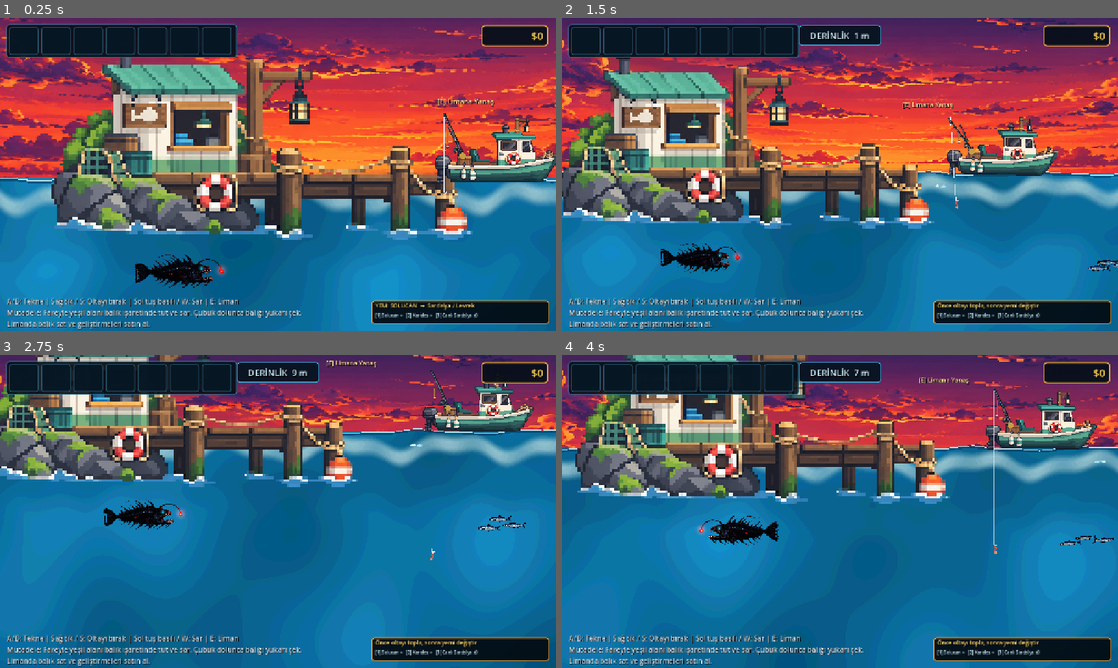
Above: before the commit, frames 1-4 (two rows, left to right).
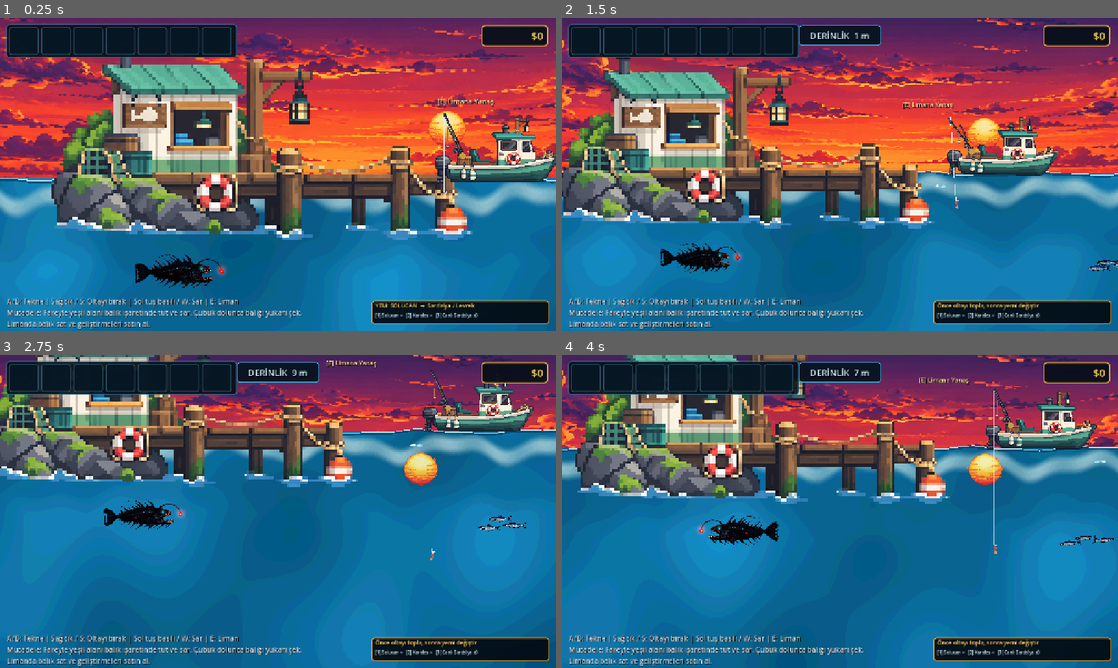
Above: after the commit, the same moments.

Repository: mirackayademir/TinyFisher
Game: Godot game, scene res://scenes/world.tscn
Two runs of this game, one before a commit and one after it. Both use one fixed random seed, a clock stepped at 60 frames per second and the inputs below.
Inputs (mouse positions are in pixels of both pictures, inside the frame that each line leads up to):
- Up to frame 1 (0.25 s): no input
- Up to frame 2 (1.5 s): tap Enter at 0.5 s; move the mouse to (962, 158) at 0.52 s; hold D (move_right) 0.53-1.28 s; tap E (dock) at 0.6 s; click (962, 158) at 0.67 s; move the mouse to (728, 190) at 1.27 s; hold S from 1.28 s (still down); tap 1 at 1.35 s
- Up to frame 3 (2.75 s): move the mouse to (333, 442) at 2.02 s; release S at 2.03 s; hold D (move_right) from 2.03 s (still down); tap 2 at 2.1 s
- Up to frame 4 (4 s): move the mouse to (812, 574) at 2.77 s; release D (move_right) at 2.78 s; hold W 2.78-3.53 s; tap 3 at 2.85 s; click (812, 574) at 2.92 s; move the mouse to (1006, 558) at 3.52 s; hold A (move_left) from 3.53 s (still down); tap E (dock) at 3.6 s

The runs differ from the first frame. In frame 1, 0.4% of the frame differs, in the area x 77-84%, y 29-42%; in frame 2, 0.4%; in frame 3, 0.5%, in the area x 72-95%, y 31-56%; in frame 4, 0.5%.

Commit message:
Add sun as environment asset 2 of 36

Diff:
--- a/scenes/environment_layers.gd
+++ b/scenes/environment_layers.gd
@@ -2,7 +2,7 @@
 
 # TinyFisher katmanli dunya altyapisi.
 # 36 environment gorseli TEK TEK eklenecek.
-# Su an sadece 1. gorsel aktif: sky_base_01.png
+# Aktif: 1) sky_base_01.png  2) sun_01_TEMP.png
 
 const ENV_ROOT_NAME: String = "EnvironmentLayers"
 const DECOR_SEED: int = 9042026
@@ -38,6 +38,7 @@
 const ZONE_ABYSS: String = "abyss"
 
 const SKY_TEXTURE_PATH: String = "res://assets/environment/surface/sky_base_01.png"
+const SUN_TEXTURE_PATH: String = "res://assets/environment/surface/sun_01_TEMP.png"
 
 var _scene_id: int = 0
 var _world: Node2D = null
@@ -49,7 +50,7 @@
 func _ready() -> void:
 	process_mode = Node.PROCESS_MODE_ALWAYS
 	_rng.seed = DECOR_SEED
-	print("ENVIRONMENT LAYERS V5: SKY UFUK BANDI SU ALTINA GIZLENDI")
+	print("ENVIRONMENT LAYERS V6: GORSEL 2/36 GUNES EKLENDI")
 
 
 func _process(_delta: float) -> void:
@@ -83,16 +84,15 @@
 
 	_build_layer_tree()
 	_build_sky_only()
-	print("ENVIRONMENT: sadece SKY 1/36 aktif - ufuk bandi su arkasinda")
+	_build_sun_only()
+	print("ENVIRONMENT: SKY + SUN aktif - 2/36")
 
 
 func _prepare_base_layer_order() -> void:
-	# Eski shader gokyuzu fallback olarak en arkada kalir.
 	var legacy_sky: CanvasItem = _world.get_node_or_null("Sky") as CanvasItem
 	if legacy_sky != null:
 		legacy_sky.z_index = Z_LEGACY_SKY
 
-	# Water mevcut z=-9 degerinde kalir ve yeni sky'i orter.
 	var water: CanvasItem = _world.get_node_or_null("Water") as CanvasItem
 	if water != null:
 		water.z_index = -9
@@ -161,9 +161,6 @@
 
 	var target_height: float = 860.0
 	var scale_factor: float = target_height / texture_size.y
-
-	# Sky'in alt 42 ekran-piksellik kismi Water'in arkasina girer.
-	# Asset icindeki duz turuncu ufuk bandi artik suyun ustunde gorunemez.
 	var center_y: float = WATER_SURFACE_Y + SKY_WATER_OVERLAP_PX - (target_height * 0.5)
 	var tile_width: float = maxf(texture_size.x * scale_factor, 1.0)
 	var x: float = WORLD_LEFT_X + tile_width * 0.5
@@ -180,6 +177,38 @@
 
 		x += tile_width - 1.0
 		tile_index += 1
+
+
+# -----------------------------------------------------------------------------
+# GORSEL 2 / 36 - SUN
+# -----------------------------------------------------------------------------
+
+func _build_sun_only() -> void:
+	var layer: Node2D = get_layer("SunLayer")
+	if layer == null or layer.get_node_or_null("SunArt") != null:
+		return
+
+	var texture: Texture2D = _load_texture(SUN_TEXTURE_PATH)
+	if texture == null:
+		return
+
+	var texture_size: Vector2 = texture.get_size()
+	if texture_size.x <= 0.0 or texture_size.y <= 0.0:
+		return
+
+	# Gunes ilk oyun kadrajinda gorulecek ama tekne/liman ile cakismayacak sekilde
+	# ufkun biraz ustune, kontrollu kucuk boyutta yerlestirilir.
+	var max_size: Vector2 = Vector2(120.0, 120.0)
+	var fit_scale: float = minf(max_size.x / texture_size.x, max_size.y / texture_size.y)
+
+	var sprite: Sprite2D = Sprite2D.new()
+	sprite.name = "SunArt"
+	sprite.texture = texture
+	sprite.texture_filter = CanvasItem.TEXTURE_FILTER_NEAREST
+	sprite.position = Vector2(1060.0, 235.0)
+	sprite.scale = Vector2.ONE * fit_scale
+	sprite.modulate = Color(1.0, 1.0, 1.0, 0.94)
+	layer.add_child(sprite)
 
 
 func _load_texture(path: String) -> Texture2D:
